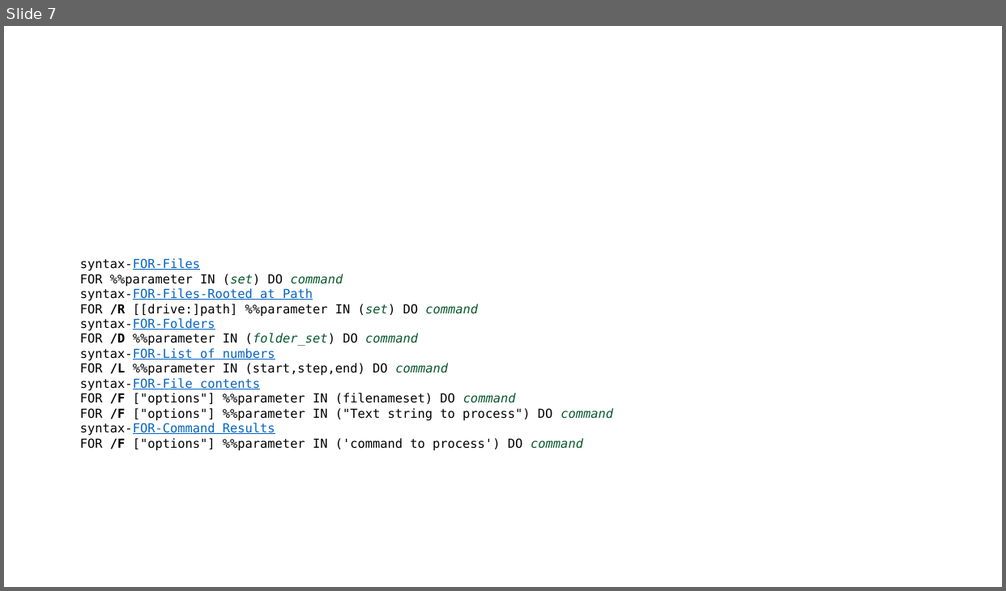
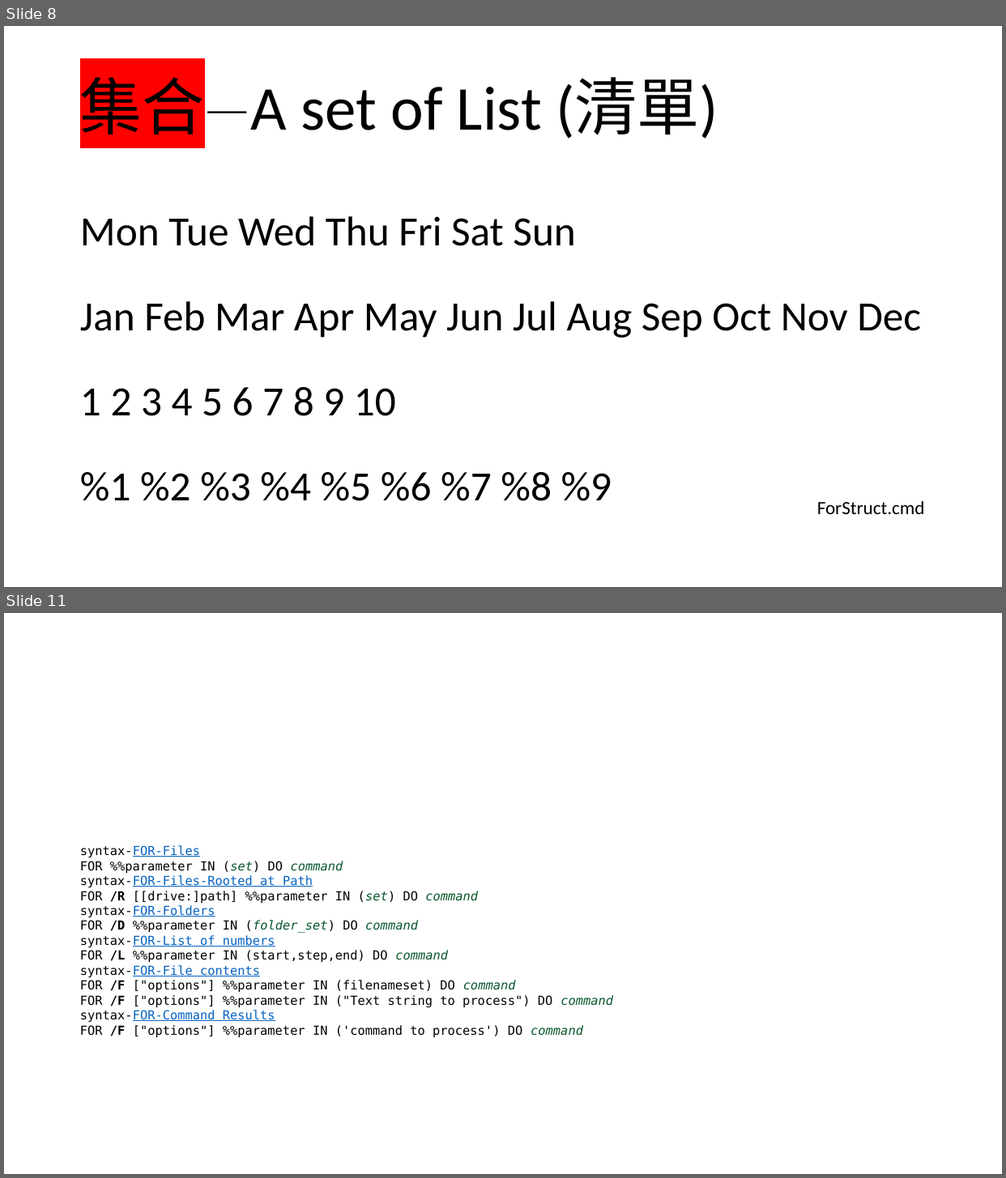
Before and after one commit to bentonglove/DosBatch, a slide deck: Dos Batch Script_Training_2022_Jul.pptx. Shown one above the other, each under a label of ours: slide 7 before the commit, slides 8 and 11 after it; the slides between them are not shown. The pictures are 1006x591 and 1006x1178 pixels, drawn with LibreOffice and Linux fonts; fonts in the diff are those of the drawing. Boxes give left, top, right and bottom in pixels: in the first picture for what was removed or moved away, otherwise in the second. Text is boxed around its words. In the diff, an @@ line names an element or a change of style, - is before the commit and + after.

```diff
--- a/Dos Batch Script_Training_2022_Jul.pptx
+++ b/Dos Batch Script_Training_2022_Jul.pptx
@@ slide 8 added at bbox=[4, 26, 1002, 587], background #FFFFFF @@
@@ title added at bbox=[80, 77, 718, 139], 60 pt, text #000000 @@
+集合—A set of List (清單)
@@ text added at bbox=[80, 216, 921, 501], 40 pt, text #000000 @@
+Mon Tue Wed Thu Fri Sat Sun
+Jan Feb Mar Apr May Jun Jul Aug Sep Oct Nov Dec
+1 2 3 4 5 6 7 8 9 10
+%1 %2 %3 %4 %5 %6 %7 %8 %9
@@ text added at bbox=[817, 501, 925, 514], 18 pt, text #000000 @@
+ForStruct.cmd
@@ what was slide 7 is now slide 11 @@
```
Also in this commit, not shown: 1 slide changed, 8 other slides added, 3 slides removed, 3 other files.
